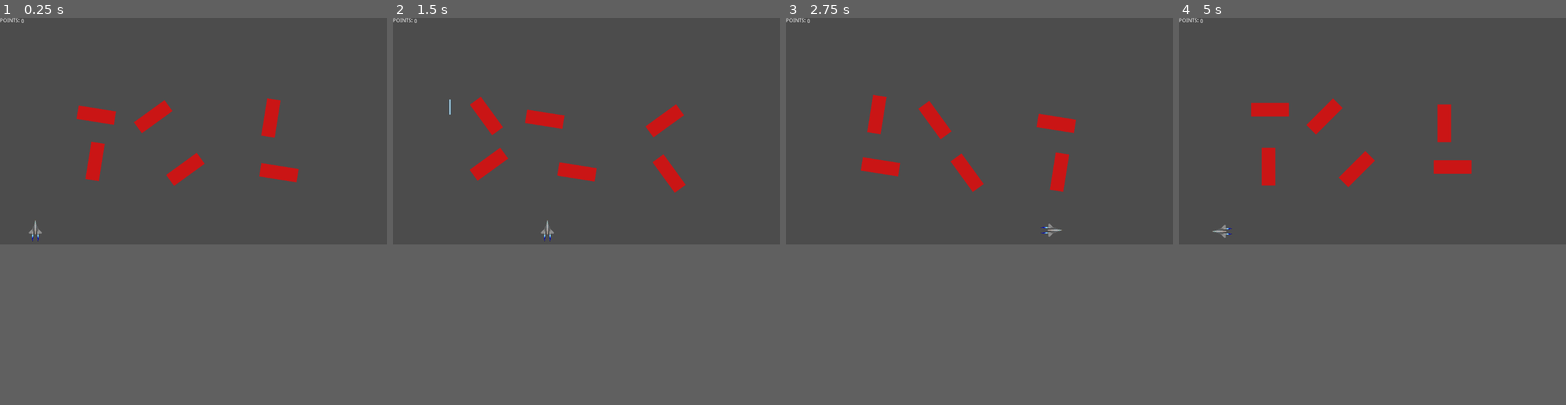
Above: before the commit, frames 1-4 (left to right).
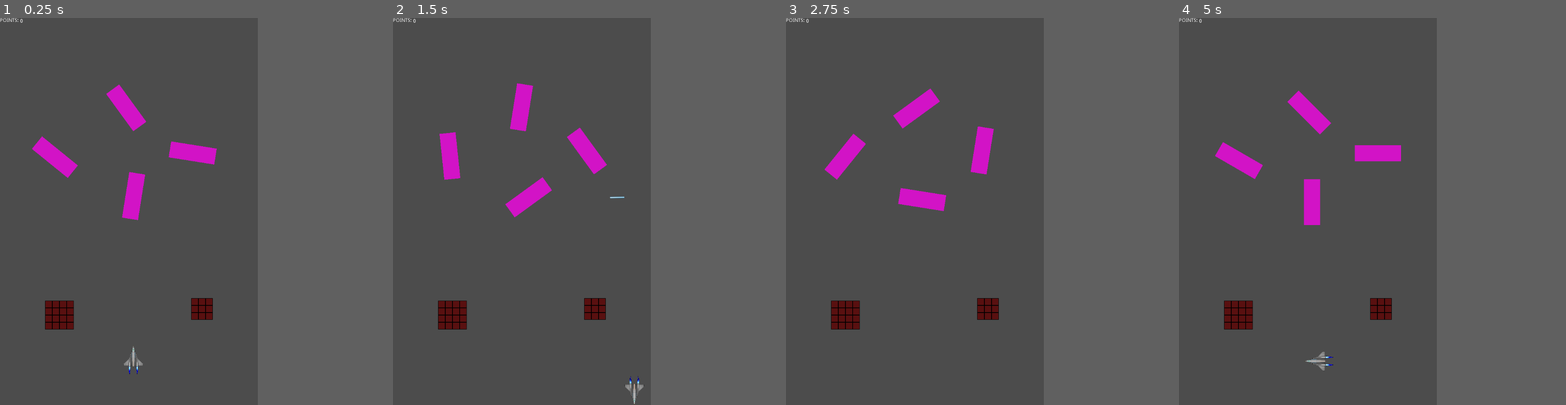
Above: after the commit, the same moments.

Repository: devGameJavali/Boar-Invaders
Game: Godot game, scene res://Scenario/Root.tscn
Same seed, same stepped clock (60 frames per second), same inputs: the game is played once before the commit and once after it. The project has no main scene, so this scene is started directly. The engine's default icon, where the game draws it, is replaced by a stand-in: a white triangle on a blue panel in a dark square.
Inputs (mouse positions are in pixels of both pictures, inside the frame that each line leads up to):
- Up to frame 1 (0.25 s): no input
- Up to frame 2 (1.5 s): move the mouse to (671, 118) at 0.52 s; hold Right (ui_right) 0.53-1.28 s; click (671, 118) at 0.67 s; move the mouse to (509, 141) at 1.27 s; hold Down (ui_down) from 1.28 s (still down)
- Up to frame 3 (2.75 s): move the mouse to (1018, 79) at 2.02 s; release Down (ui_down) at 2.03 s; hold Right (ui_right) from 2.03 s (still down)
- Up to frame 4 (5 s): move the mouse to (1353, 176) at 2.77 s; release Right (ui_right) at 2.78 s; hold Up (ui_up) 2.78-3.53 s; click (1353, 176) at 2.92 s; move the mouse to (1488, 165) at 3.52 s; hold Left (ui_left) from 3.53 s (still down); move the mouse to (1256, 95) at 4.27 s
In our replay, the window is 800x468 before the commit and 533x800 after it. These sizes can differ from the game's own. Grey fills any space a smaller window leaves; there, only what the larger window draws over its background counts as a difference.

The runs differ from the first frame. In frame 1, 5.1% of the frame differs, in the area x 0-78%, y 0-92%; in frame 2, 5.2%, in the area x 0-76%, y 0-100%; in frame 3, 5.0%; in frame 4, 5.0%.

Commit message:
New Animations, Destructable objects

Diff:
--- /dev/null
+++ b/Block.tscn
@@ -0,0 +1,21 @@
+[gd_scene load_steps=2 format=2]
+
+[sub_resource type="RectangleShape2D" id=1]
+extents = Vector2( 5, 5 )
+
+[node name="Block" type="StaticBody2D" groups=[
+"block",
+]]
+scale = Vector2( 2, 2 )
+
+[node name="Polygon2D" type="Polygon2D" parent="."]
+color = Color( 0, 0, 0, 1 )
+polygon = PoolVector2Array( -5, -5, 5, -5, 5, 5, -5, 5 )
+
+[node name="CollisionShape2D" type="CollisionShape2D" parent="."]
+shape = SubResource( 1 )
+
+[node name="Polygon2D2" type="Polygon2D" parent="."]
+scale = Vector2( 0.9, 0.9 )
+color = Color( 0.352941, 0.0666667, 0.0666667, 1 )
+polygon = PoolVector2Array( -5, -5, 5, -5, 5, 5, -5, 5 )
--- a/Scenario/Root.tscn
+++ b/Scenario/Root.tscn
@@ -1,17 +1,19 @@
-[gd_scene load_steps=5 format=2]
+[gd_scene load_steps=6 format=2]
 
 [ext_resource path="res://Scenario/Root.gd" type="Script" id=1]
 [ext_resource path="res://Ship/Ship.tscn" type="PackedScene" id=2]
-[ext_resource path="res://Scenario/Wall.gd" type="Script" id=3]
+[ext_resource path="res://Wall.tscn" type="PackedScene" id=3]
+[ext_resource path="res://Scenario/StaticBody2D.gd" type="Script" id=4]
 
 [sub_resource type="RectangleShape2D" id=1]
-extents = Vector2( 113.267, 42.7147 )
+extents = Vector2( 65.0817, 38.7981 )
 
 [node name="Root" type="Node2D"]
 script = ExtResource( 1 )
 
 [node name="Ship" parent="." instance=ExtResource( 2 )]
-position = Vector2( 94.183, 562.882 )
+position = Vector2( 373.057, 956.587 )
+scale = Vector2( 1.5, 1.5 )
 
 [node name="Spawner" type="Timer" parent="."]
 wait_time = 0.8
@@ -32,127 +34,92 @@
 wait_time = 5.0
 autostart = true
 
-[node name="Node2D" type="Node2D" parent="."]
-position = Vector2( 87.8801, 124.066 )
-scale = Vector2( 0.8, 0.8 )
+[node name="Wall" parent="." instance=ExtResource( 3 )]
+position = Vector2( 135.658, 799.081 )
+size = Vector2( 4, 4 )
 
-[node name="Wall" type="StaticBody2D" parent="Node2D" groups=[
+[node name="Wall2" parent="." instance=ExtResource( 3 )]
+position = Vector2( 543.534, 792.049 )
+size = Vector2( 3, 3 )
+
+[node name="StaticBody2D" type="StaticBody2D" parent="." groups=[
 "reflect",
-"Wall",
 ]]
-position = Vector2( 194.748, 327.922 )
-scale = Vector2( 0.2, 1.5 )
-script = ExtResource( 3 )
+position = Vector2( 159.943, 393.705 )
+rotation = 0.523599
+scale = Vector2( 1, 0.6 )
+script = ExtResource( 4 )
 
-[node name="Polygon2D2" type="Polygon2D" parent="Node2D/Wall"]
-color = Color( 0.796078, 0.0862745, 0.0862745, 1 )
-polygon = PoolVector2Array( -69.1413, -47.9571, 155.189, -47.9571, 155.189, 35.4353, -69.629, 35.4353 )
+[node name="Polygon2D" type="Polygon2D" parent="StaticBody2D"]
+position = Vector2( 0, 6.29492 )
+scale = Vector2( 0.858659, 1 )
+color = Color( 0.827451, 0.0784314, 0.780392, 1 )
+polygon = PoolVector2Array( -84.9426, -43.7051, -84.9426, -18.7051, -84.9426, 31.2949, -22.2881, 31.2949, 65.0574, 31.2949, 65.0574, -43.7051 )
 
-[node name="CollisionShape2D" type="CollisionShape2D" parent="Node2D/Wall"]
-position = Vector2( 43.0183, -5.66028 )
+[node name="CollisionShape2D" type="CollisionShape2D" parent="StaticBody2D"]
+position = Vector2( -8.27016, 0.418121 )
 shape = SubResource( 1 )
 
-[node name="Tween" type="Tween" parent="Node2D/Wall"]
+[node name="Tween" type="Tween" parent="StaticBody2D"]
 
-[node name="Wall6" type="StaticBody2D" parent="Node2D" groups=[
+[node name="StaticBody2D4" type="StaticBody2D" parent="." groups=[
 "reflect",
-"Wall",
 ]]
-position = Vector2( 776.308, 184.147 )
-scale = Vector2( 0.2, 1.5 )
-script = ExtResource( 3 )
+position = Vector2( 357.555, 257.668 )
+rotation = 0.785398
+scale = Vector2( 1, 0.6 )
+script = ExtResource( 4 )
 
-[node name="Polygon2D2" type="Polygon2D" parent="Node2D/Wall6"]
-color = Color( 0.796078, 0.0862745, 0.0862745, 1 )
-polygon = PoolVector2Array( -69.1413, -47.9571, 155.189, -47.9571, 155.189, 35.4353, -69.629, 35.4353 )
+[node name="Polygon2D" type="Polygon2D" parent="StaticBody2D4"]
+position = Vector2( 0, 6.29492 )
+scale = Vector2( 0.858659, 1 )
+color = Color( 0.827451, 0.0784314, 0.780392, 1 )
+polygon = PoolVector2Array( -84.9426, -43.7051, -84.9426, -18.7051, -84.9426, 31.2949, -22.2881, 31.2949, 65.0574, 31.2949, 65.0574, -43.7051 )
 
-[node name="CollisionShape2D" type="CollisionShape2D" parent="Node2D/Wall6"]
-position = Vector2( 43.0183, -5.66028 )
+[node name="CollisionShape2D" type="CollisionShape2D" parent="StaticBody2D4"]
+position = Vector2( -8.27016, 0.418121 )
 shape = SubResource( 1 )
 
-[node name="Tween" type="Tween" parent="Node2D/Wall6"]
+[node name="Tween" type="Tween" parent="StaticBody2D4"]
 
-[node name="Wall2" type="StaticBody2D" parent="Node2D" groups=[
+[node name="StaticBody2D2" type="StaticBody2D" parent="." groups=[
 "reflect",
-"Wall",
 ]]
-position = Vector2( 804.814, 347.47 )
+position = Vector2( 371.875, 505.399 )
 rotation = 1.5708
-scale = Vector2( 0.2, 1.5 )
-script = ExtResource( 3 )
+scale = Vector2( 1, 0.6 )
+script = ExtResource( 4 )
 
-[node name="Polygon2D2" type="Polygon2D" parent="Node2D/Wall2"]
-color = Color( 0.796078, 0.0862745, 0.0862745, 1 )
-polygon = PoolVector2Array( -69.1413, -47.9571, 155.189, -47.9571, 155.189, 35.4353, -69.629, 35.4353 )
+[node name="Polygon2D" type="Polygon2D" parent="StaticBody2D2"]
+position = Vector2( 0, 6.29492 )
+scale = Vector2( 0.858659, 1 )
+color = Color( 0.827451, 0.0784314, 0.780392, 1 )
+polygon = PoolVector2Array( -84.9426, -43.7051, -84.9426, -18.7051, -84.9426, 31.2949, -22.2881, 31.2949, 65.0574, 31.2949, 65.0574, -43.7051 )
 
-[node name="CollisionShape2D" type="CollisionShape2D" parent="Node2D/Wall2"]
-position = Vector2( 43.0183, -5.66028 )
+[node name="CollisionShape2D" type="CollisionShape2D" parent="StaticBody2D2"]
+position = Vector2( -8.27016, 0.418121 )
 shape = SubResource( 1 )
 
-[node name="Tween" type="Tween" parent="Node2D/Wall2"]
+[node name="Tween" type="Tween" parent="StaticBody2D2"]
 
-[node name="Wall5" type="StaticBody2D" parent="Node2D" groups=[
+[node name="StaticBody2D3" type="StaticBody2D" parent="." groups=[
 "reflect",
-"Wall",
 ]]
-position = Vector2( 200.637, 156.848 )
-rotation = 1.5708
-scale = Vector2( 0.2, 1.5 )
-script = ExtResource( 3 )
+position = Vector2( 546.576, 377.953 )
+scale = Vector2( 1, 0.6 )
+script = ExtResource( 4 )
 
-[node name="Polygon2D2" type="Polygon2D" parent="Node2D/Wall5"]
-color = Color( 0.796078, 0.0862745, 0.0862745, 1 )
-polygon = PoolVector2Array( -69.1413, -47.9571, 155.189, -47.9571, 155.189, 35.4353, -69.629, 35.4353 )
+[node name="Polygon2D" type="Polygon2D" parent="StaticBody2D3"]
+position = Vector2( 0, 6.29492 )
+scale = Vector2( 0.858659, 1 )
+color = Color( 0.827451, 0.0784314, 0.780392, 1 )
+polygon = PoolVector2Array( -84.9426, -43.7051, -84.9426, -18.7051, -84.9426, 31.2949, -22.2881, 31.2949, 65.0574, 31.2949, 65.0574, -43.7051 )
 
-[node name="CollisionShape2D" type="CollisionShape2D" parent="Node2D/Wall5"]
-position = Vector2( 43.0183, -5.66028 )
+[node name="CollisionShape2D" type="CollisionShape2D" parent="StaticBody2D3"]
+position = Vector2( -8.27016, 0.418121 )
 shape = SubResource( 1 )
 
-[node name="Tween" type="Tween" parent="Node2D/Wall5"]
-
-[node name="Wall3" type="StaticBody2D" parent="Node2D" groups=[
-"reflect",
-"Wall",
-]]
-position = Vector2( 490.771, 344.885 )
-rotation = 0.785398
-scale = Vector2( 0.2, 1.5 )
-script = ExtResource( 3 )
-
-[node name="Polygon2D2" type="Polygon2D" parent="Node2D/Wall3"]
-color = Color( 0.796078, 0.0862745, 0.0862745, 1 )
-polygon = PoolVector2Array( -69.1413, -47.9571, 155.189, -47.9571, 155.189, 35.4353, -69.629, 35.4353 )
-
-[node name="CollisionShape2D" type="CollisionShape2D" parent="Node2D/Wall3"]
-position = Vector2( 43.0183, -5.66028 )
-shape = SubResource( 1 )
-
-[node name="Tween" type="Tween" parent="Node2D/Wall3"]
-
-[node name="Wall4" type="StaticBody2D" parent="Node2D" groups=[
-"reflect",
-"Wall",
-]]
-position = Vector2( 384.152, 170.417 )
-rotation = 0.785398
-scale = Vector2( 0.2, 1.5 )
-script = ExtResource( 3 )
-
-[node name="Polygon2D2" type="Polygon2D" parent="Node2D/Wall4"]
-color = Color( 0.796078, 0.0862745, 0.0862745, 1 )
-polygon = PoolVector2Array( -69.1413, -47.9571, 155.189, -47.9571, 155.189, 35.4353, -69.629, 35.4353 )
-
-[node name="CollisionShape2D" type="CollisionShape2D" parent="Node2D/Wall4"]
-position = Vector2( 43.0183, -5.66028 )
-shape = SubResource( 1 )
-
-[node name="Tween" type="Tween" parent="Node2D/Wall4"]
+[node name="Tween" type="Tween" parent="StaticBody2D3"]
 
 [connection signal="timeout" from="Spawner" to="." method="_on_Spawner_timeout"]
 [connection signal="timeout" from="Timer" to="." method="_on_Timer_timeout"]
-[connection signal="tween_completed" from="Node2D/Wall/Tween" to="Node2D/Wall" method="_on_Tween_tween_completed"]
-[connection signal="tween_completed" from="Node2D/Wall6/Tween" to="Node2D/Wall6" method="_on_Tween_tween_completed"]
-[connection signal="tween_completed" from="Node2D/Wall2/Tween" to="Node2D/Wall2" method="_on_Tween_tween_completed"]
-[connection signal="tween_completed" from="Node2D/Wall5/Tween" to="Node2D/Wall5" method="_on_Tween_tween_completed"]
-[connection signal="tween_completed" from="Node2D/Wall3/Tween" to="Node2D/Wall3" method="_on_Tween_tween_completed"]
-[connection signal="tween_completed" from="Node2D/Wall4/Tween" to="Node2D/Wall4" method="_on_Tween_tween_completed"]
--- /dev/null
+++ b/Scenario/StaticBody2D.gd
@@ -0,0 +1,9 @@
+extends StaticBody2D
+
+func _ready():
+	$Tween.interpolate_property(self,"rotation_degrees",rotation_degrees,rotation_degrees+360,10.0,Tween.TRANS_LINEAR,Tween.EASE_IN)
+	$Tween.start()
+
+func _on_Tween_tween_completed(object, key):
+	$Tween.interpolate_property(self,"rotation_degrees",rotation_degrees,rotation_degrees+360,10.0,Tween.TRANS_LINEAR,Tween.EASE_IN)
+	$Tween.start()
--- a/Scenario/Wall.gd
+++ b/Scenario/Wall.gd
@@ -1,9 +1,11 @@
-extends StaticBody2D
+extends Node2D
+
+onready var block:PackedScene = preload("res://Block.tscn")
+export var size:Vector2 = Vector2(10,10)
 
 func _ready():
-	$Tween.interpolate_property(self,"rotation_degrees",rotation_degrees,rotation_degrees+360,10.0,Tween.TRANS_LINEAR,Tween.EASE_IN)
-	$Tween.start()
-
-func _on_Tween_tween_completed(object, key):
-	$Tween.interpolate_property(self,"rotation_degrees",rotation_degrees,rotation_degrees+360,10.0,Tween.TRANS_LINEAR,Tween.EASE_IN)
-	$Tween.start()
+	for i in range(1,size.x+1):
+		for j in range(1,size.y+1):
+			var blocked = block.instance()
+			add_child(blocked)
+			blocked.position = Vector2(-20+(i*20),-20+(j*20))
--- a/Ship/Bullet/LaserBullet.gd
+++ b/Ship/Bullet/LaserBullet.gd
@@ -1,15 +1,16 @@
 extends KinematicBody2D
-var velocity:Vector2 = Vector2(0,-400)
+var velocity:Vector2 = Vector2(0,-800)
 
 
-func _ready():
-	position.angle_to(velocity)
 func _physics_process(delta):
 	var hentai
 	if position.y > 0:
 		hentai = move_and_collide(velocity*delta)
 		if(hentai):
 			if hentai.collider.is_in_group("bullet"):
+				queue_free()
+			elif hentai.collider.is_in_group("block"):
+				hentai.collider.queue_free()
 				queue_free()
 			elif hentai.collider.is_in_group("reflect"):
 #changes the velocity vector the consider the reflection, then rotates the
--- a/Ship/Ship.gd
+++ b/Ship/Ship.gd
@@ -1,27 +1,46 @@
 extends KinematicBody2D
-const IDLE:int = 0
-const RIGHT1:int = 14
-const RIGHT2:int = 15
-const LEFT1:int = 3
-const LEFT2:int = 6
-enum anim {IDLE,RIGHT1,RIGHT2,LEFT1,LEFT2}
+#enum anim {IDLE=1,FORWARD=0,FORWARDLEFT=14,FORWARDRIGHT=4,BACKWARD=23,BACKWARDLEFT=20,BACKWARDRIGHT=9,LEFT=17,RIGHT=6}
+enum anim {IDLE=0,FORWARD=0,FORWARDLEFT=-45,FORWARDRIGHT=45,BACKWARD=180,BACKWARDLEFT=-135,BACKWARDRIGHT=135,LEFT=-90,RIGHT=90}
 var can_shoot:bool = true
 
 var bullet = preload("res://Ship/Bullet/LaserBullet.tscn")
-
-const SPEED = 7
-
+func _ready():
+	print(anim)
+const SPEED:int = 400
+var velocity:Vector2
 func _physics_process(delta):
+	velocity = Vector2(0,0)
 	if Input.is_action_pressed("ui_right"):
-		$Sprite.frame = LEFT1
-		position.x += SPEED
-		$Sprite.frame = LEFT2
+		if Input.is_action_pressed("ui_up"):
+			rotation_degrees = anim.FORWARDRIGHT
+			velocity = Vector2(SPEED,-SPEED)
+		elif Input.is_action_pressed("ui_down"):
+			velocity = Vector2(SPEED,SPEED)
+			rotation_degrees = anim.BACKWARDRIGHT
+		else:
+			velocity = Vector2(SPEED,0)
+			rotation_degrees = anim.RIGHT
 	elif Input.is_action_pressed("ui_left"):
-		$Sprite.frame = RIGHT1
-		position.x -= SPEED
-		$Sprite.frame = RIGHT2
+		if Input.is_action_pressed("ui_up"):
+			rotation_degrees = anim.FORWARDLEFT
+			velocity = Vector2(-SPEED,-SPEED)
+		elif Input.is_action_pressed("ui_down"):
+			velocity = Vector2(-SPEED,SPEED)
+			rotation_degrees = anim.BACKWARDLEFT
+		else:
+			velocity = Vector2(-SPEED,0)
+			rotation_degrees = anim.LEFT
+	elif Input.is_action_pressed("ui_up"):
+		velocity = Vector2(0,-SPEED)
+		rotation_degrees = anim.FORWARD
+	elif Input.is_action_pressed("ui_down"):
+		velocity = Vector2(0,SPEED)
+		rotation_degrees = anim.BACKWARD
 	else:
-		$Sprite.frame = IDLE
+		rotation_degrees = anim.IDLE
+	if abs(velocity.x)-abs(velocity.y)==0:
+		velocity *=0.6
+	move_and_slide(velocity)
 
 func _input(event):
 	if event is InputEventMouseButton and can_shoot == true:
--- a/Ship/Ship.tscn
+++ b/Ship/Ship.tscn
@@ -12,6 +12,7 @@
 texture = ExtResource( 2 )
 vframes = 8
 hframes = 3
+frame = 2
 
 [node name="Area2D" type="Area2D" parent="."]
 scale = Vector2( 2.5, 3 )
--- /dev/null
+++ b/Wall.tscn
@@ -0,0 +1,7 @@
+[gd_scene load_steps=2 format=2]
+
+[ext_resource path="res://Scenario/Wall.gd" type="Script" id=1]
+
+[node name="Wall" type="Node2D"]
+position = Vector2( 40, 25 )
+script = ExtResource( 1 )
--- a/project.godot
+++ b/project.godot
@@ -17,6 +17,13 @@
 
 config/name="Boar Invaders"
 config/icon="res://icon.png"
+
+[display]
+
+window/size/width=720
+window/size/height=1080
+window/stretch/mode="viewport"
+window/stretch/aspect="keep"
 
 [importer_defaults]
 
